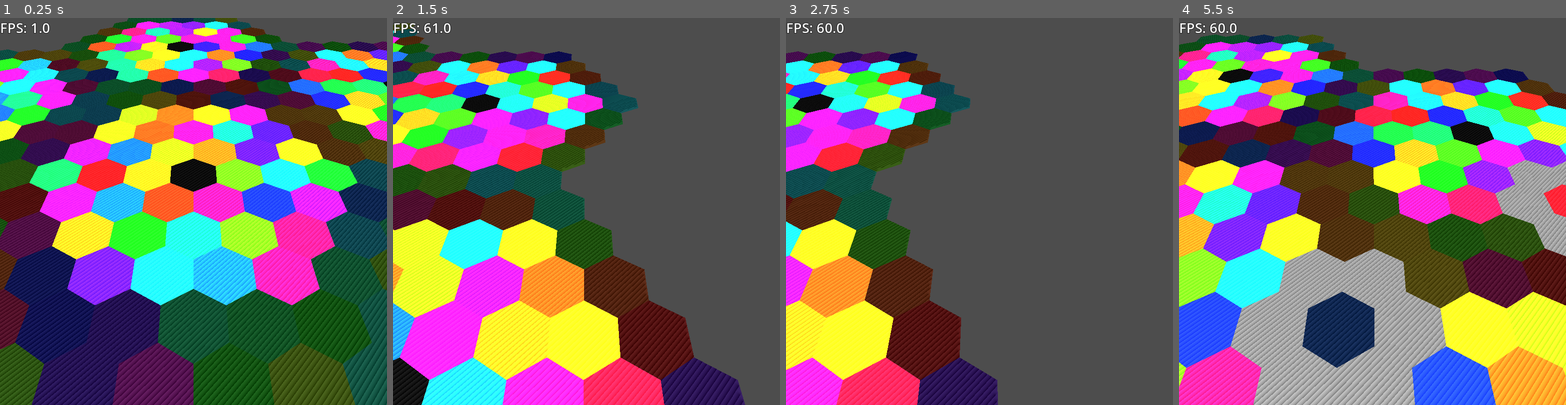
Above: before the commit, frames 1-4 (left to right).
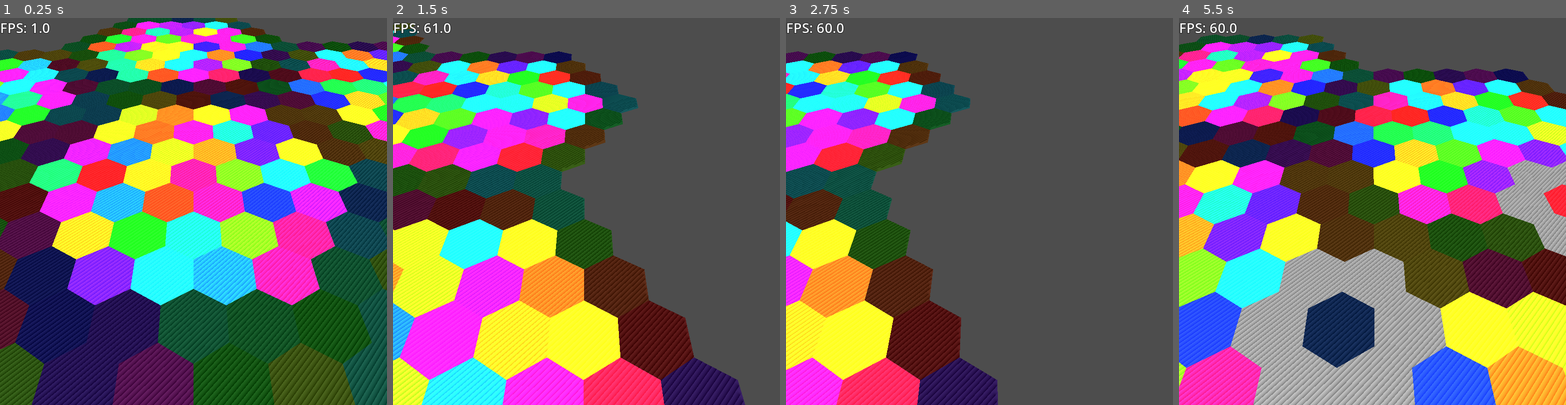
Above: after the commit, the same moments.

Repository: OrbitalOyster/golems
Game: Godot game, scene res://main.tscn
Two runs of this game, one before a commit and one after it. Both use one fixed random seed, a clock stepped at 60 frames per second and the inputs below.
Inputs (mouse positions are in pixels of both pictures, inside the frame that each line leads up to):
- Up to frame 1 (0.25 s): no input
- Up to frame 2 (1.5 s): tap Enter at 0.5 s; move the mouse to (671, 192) at 0.52 s; hold D 0.53-1.28 s; hold Middle mouse button (camera_move) 0.53-1.28 s; click (671, 192) at 0.67 s; move the mouse to (509, 230) at 1.27 s; hold A from 1.28 s (still down); tap Middle mouse button (camera_move) at 1.35 s
- Up to frame 3 (2.75 s): move the mouse to (1018, 126) at 2.02 s; release A at 2.03 s; hold D from 2.03 s (still down); hold Middle mouse button (camera_move) from 2.03 s (still down)
- Up to frame 4 (5.5 s): move the mouse to (1353, 288) at 2.77 s; release Middle mouse button (camera_move) at 2.78 s; tap Middle mouse button (camera_move) at 2.85, 4.35 s; click (1353, 288) at 2.92 s; tap Space at 3.5 s; move the mouse to (1488, 269) at 3.52 s; release D at 3.53 s; hold Middle mouse button (camera_move) 3.53-4.28 s; hold A from 3.53 s (still down); move the mouse to (1256, 153) at 4.27 s; move the mouse to (1391, 211) at 5.02 s; hold Middle mouse button (camera_move) from 5.03 s (still down); click (1391, 211) at 5.17 s

The runs differ from the first frame. In frame 1, 0.9% of the frame differs, in the area x 43-100%, y 6-45%; in frame 2, 1.2%, in the area x 0-28%, y 19-100%; in frame 3, 0.3%; in frame 4, 0.7%.

Commit message:
Found the culprit

Diff:
--- a/chunk.gd
+++ b/chunk.gd
@@ -36,7 +36,6 @@
 		new_hex.clicked_on.connect(func(): hex_clicked_on.emit(i))
 		hexes[i] = new_hex
 		hexes_node.add_child(new_hex)
-	hexes[0].set_color(Color.BLACK)
 
 func generate_hex_instances():
 	for hex in hexes:
--- a/hex.gd
+++ b/hex.gd
@@ -46,4 +46,3 @@
 
 func _init(new_color: Color):
 	color = new_color
-	generate_instance()
Not shown, added: golems.pck
